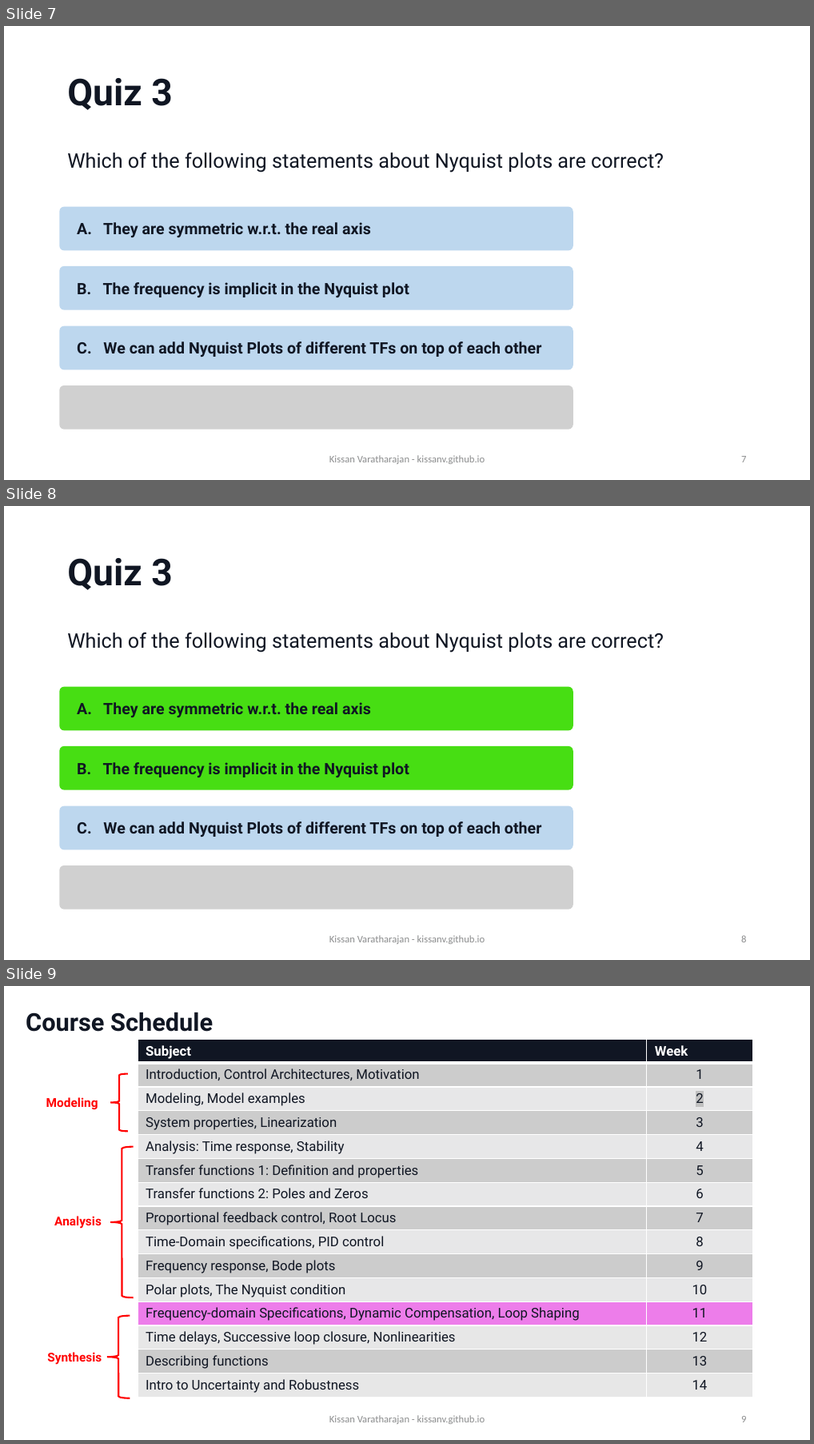
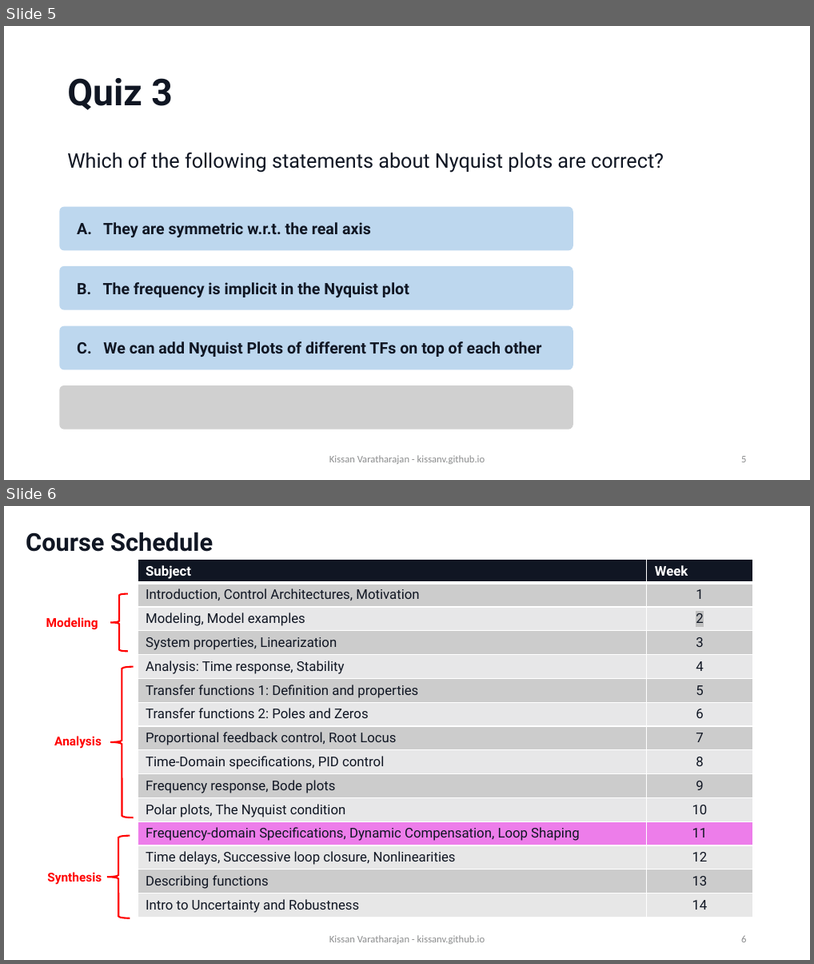
Before and after one commit to KissanV/KissanV.github.io, a slide deck: pdfs/CS1/CS1_Week11_empty.pptx. Shown one above the other, each under a label of ours: slides 7, 8 and 9 before the commit, slides 5 and 6 after it. The pictures are 814x1444 and 814x964 pixels, drawn with LibreOffice and Linux fonts; fonts in the diff are those of the drawing; grey boxes stand for pictures; background and template pictures are left out. Boxes give left, top, right and bottom in pixels: in the first picture for what was removed or moved away, otherwise in the second. Text is boxed around its words. In the diff, an @@ line names an element or a change of style, - is before the commit and + after.

```diff
--- a/pdfs/CS1/CS1_Week11_empty.pptx
+++ b/pdfs/CS1/CS1_Week11_empty.pptx
@@ slide 8 removed at [4, 506, 810, 960], background #FFFFFF @@
@@ title removed at [67, 558, 172, 590] @@
-Quiz 3
@@ text removed at [67, 632, 664, 652] @@
-Which of the following statements about Nyquist plots are correct?
@@ rounded rectangle removed at [60, 687, 574, 731] @@
-A. They are symmetric w.r.t. the real axis
@@ rounded rectangle removed at [60, 745, 574, 790] @@
-B. The frequency is implicit in the Nyquist plot
@@ rounded rectangle removed at [60, 806, 574, 850] @@
-C. We can add Nyquist Plots of different TFs on top of each other
@@ picture removed at [60, 865, 574, 909] @@
@@ text removed at [330, 935, 486, 944] @@
-Kissan Varatharajan - kissanv.github.io
@@ page number removed at [742, 935, 746, 942] @@
-8
@@ what was slide 7 is now slide 5 @@
@@ page number at [742, 456, 746, 462]: text changed @@
-7
+5
@@ what was slide 9 is now slide 6 @@
```
Also in this commit, not shown: 5 slides changed, 2 other slides removed, 1 other file.
